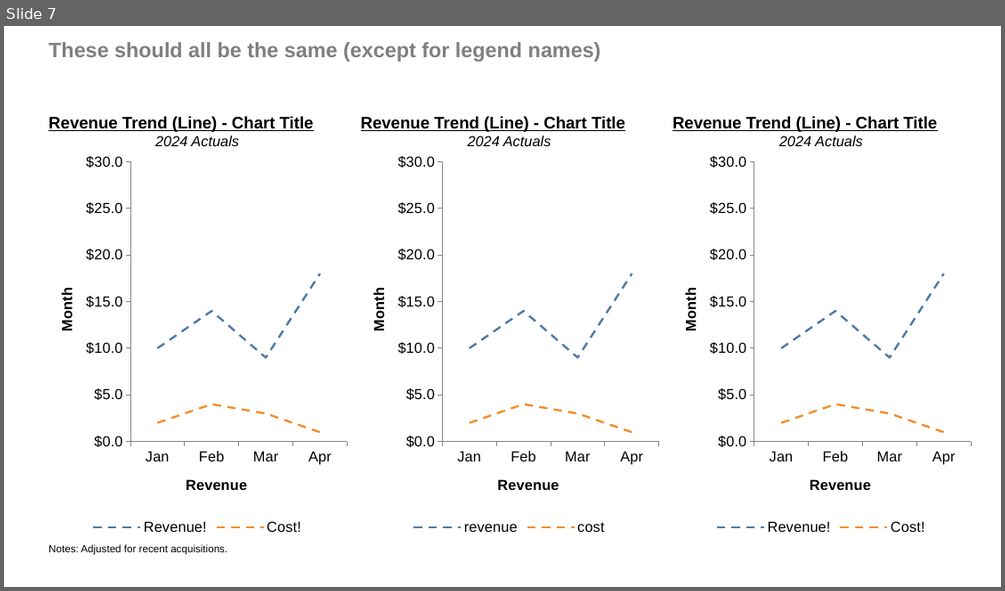
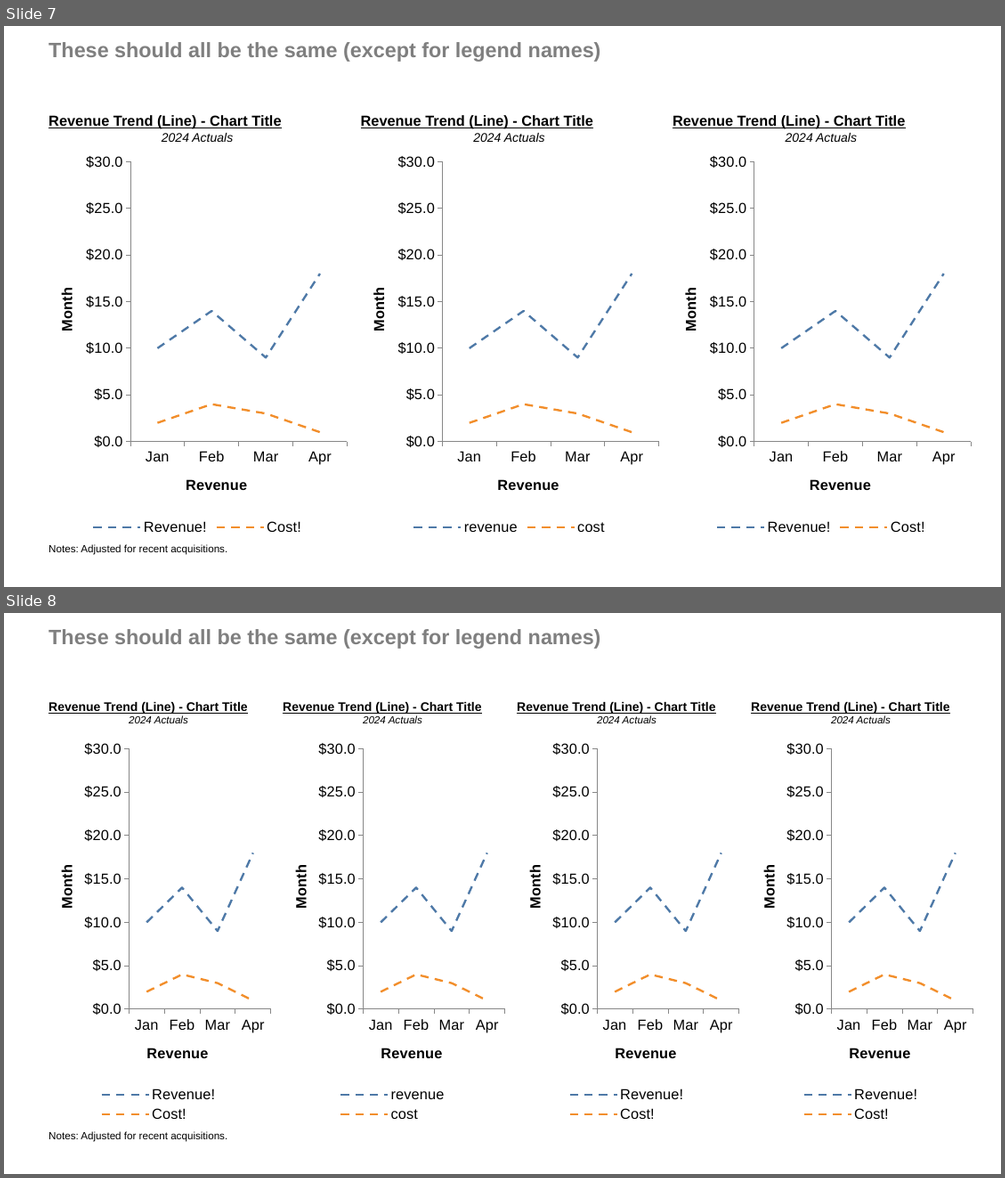
Before and after one commit to josephcobb111/deckbridge, a slide deck: notebooks/demo.pptx. Shown one above the other, each under a label of ours: slide 7 before the commit, slides 7 and 8 after it. The pictures are 1005x591 and 1005x1178 pixels, drawn with LibreOffice and Linux fonts; fonts in the diff are those of the drawing. Boxes give left, top, right and bottom in pixels: in the first picture for what was removed or moved away, otherwise in the second. Text is boxed around its words. In the diff, an @@ line names an element or a change of style, - is before the commit and + after.

Commit message:
resolve chart text styling

```diff
--- a/notebooks/demo.pptx
+++ b/notebooks/demo.pptx
@@ slide 8 added at <box>4,613,1001,1174</box>, background #FFFFFF @@
@@ text added at <box>48,629,601,649</box>, 20 pt, text #7F7F7F, bold @@
+These should all be the same (except for legend names)
@@ text added at <box>48,702,248,723</box>, 12 pt, text #000000, bold, underline @@
+Revenue Trend (Line) - Chart Title
+2024 Actuals
@@ text added at <box>283,702,482,723</box>, 12 pt, text #000000, bold, underline @@
+Revenue Trend (Line) - Chart Title
+2024 Actuals
@@ text added at <box>517,702,716,723</box>, 12 pt, text #000000, bold, underline @@
+Revenue Trend (Line) - Chart Title
+2024 Actuals
@@ text added at <box>751,702,950,723</box>, 12 pt, text #000000, bold, underline @@
+Revenue Trend (Line) - Chart Title
+2024 Actuals
@@ line chart added at <box>41,732,275,1126</box> @@
+categories: Jan, Feb, Mar, Apr
+Revenue!: 10, 14, 9, 18
+Cost!: 2, 4, 3, 1
@@ line chart added at <box>275,732,510,1126</box> @@
+categories: Jan, Feb, Mar, Apr
+revenue: 10, 14, 9, 18
+cost: 2, 4, 3, 1
@@ line chart added at <box>510,732,744,1126</box> @@
+categories: Jan, Feb, Mar, Apr
+Revenue!: 10, 14, 9, 18
+Cost!: 2, 4, 3, 1
@@ line chart added at <box>744,732,978,1126</box> @@
+categories: Jan, Feb, Mar, Apr
+Revenue!: 10, 14, 9, 18
+Cost!: 2, 4, 3, 1
@@ text added at <box>48,1131,227,1142</box>, 10 pt, text #000000 @@
+Notes: Adjusted for recent acquisitions.
@@ slide 7 changed as well @@
@@ size 16 to 14 pt in "Revenue Trend (Line) - Chart Title"; size 14 to 12 pt in "2024 Actuals" in 3 elements at <box>48,115,281,142</box>, <box>361,115,593,142</box>, <box>672,115,905,142</box> @@
```
Also in this commit, not shown: 6 other slides changed, 9 other files.
